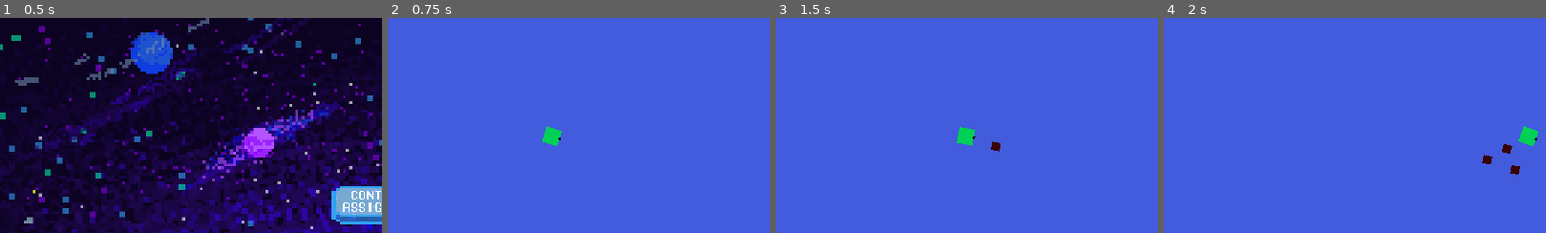
Above: before the commit, frames 1-4 (left to right).
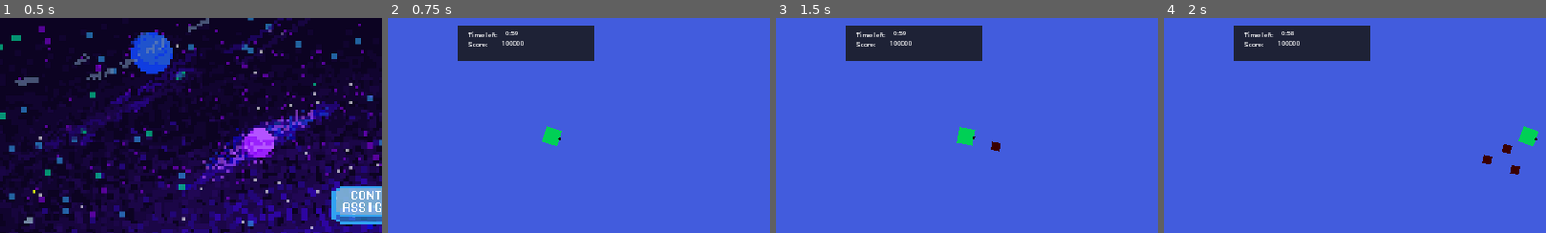
Above: after the commit, the same moments.

Repository: Seblis/Weaponized
Game: Godot game, scene res://levels/menu/main_menu.tscn
The game is run twice, just before and just after one commit, with the same random seed, the same clock (stepped at 60 frames per second) and the same inputs.
Inputs (mouse positions are % of the whole screen's width and height, from its top left):
- Up to frame 1 (0.5 s): no input
- Up to frame 2 (0.75 s): click (50, 45) at 0.52 s
- Up to frame 3 (1.5 s): move the mouse to (72, 45) at 1.27 s; hold D (move_right) from 1.28 s (still down); hold Space (fire) from 1.28 s (still down)
- Up to frame 4 (2 s): keep holding D (move_right); keep holding Space (fire)
The pictures show only the part of the screen within x 0-50%, y 2-52%; the shares and areas given below are measured in that part.

Frame 1 is identical in both runs. In frame 2, 5.9% of the frame differs, in the area x 18-54%, y 3-20%; in frame 3, 5.9%; in frame 4, 5.9%.

Commit message:
Basic hud added

Diff:
--- a/entities/enemies/base_enemy/base_enemy.tscn
+++ b/entities/enemies/base_enemy/base_enemy.tscn
@@ -7,6 +7,7 @@
 height = 40.0
 
 [node name="BaseEnemy" type="CharacterBody2D" groups=["ENEMY"]]
+collision_layer = 5
 motion_mode = 1
 script = ExtResource("1_45bqk")
 
--- a/levels/level_1/level_1.tscn
+++ b/levels/level_1/level_1.tscn
@@ -1,10 +1,12 @@
-[gd_scene load_steps=7 format=3 uid="uid://lrlvibnrtoy5"]
+[gd_scene load_steps=9 format=3 uid="uid://lrlvibnrtoy5"]
 
 [ext_resource type="Script" path="res://levels/level_1/level_1.gd" id="1_d4hc3"]
 [ext_resource type="PackedScene" uid="uid://c00a8luwst5da" path="res://entities/spaceship/ship.tscn" id="1_kp36w"]
-[ext_resource type="PackedScene" path="res://util/enemy_paths.tscn" id="2_4ry2s"]
+[ext_resource type="PackedScene" uid="uid://cyl3q0blt7u4f" path="res://util/enemy_paths.tscn" id="2_4ry2s"]
+[ext_resource type="PackedScene" uid="uid://cvqdtwi6o21eo" path="res://util/components/scoring_component.tscn" id="2_4skbk"]
 [ext_resource type="PackedScene" uid="uid://bw32b7wt5hrmf" path="res://util/components/PauseMenu/PauseMenu.tscn" id="2_6xkid"]
-[ext_resource type="PackedScene" path="res://util/enemy_manager.tscn" id="2_wup08"]
+[ext_resource type="PackedScene" uid="uid://cngm1eyy7khog" path="res://util/enemy_manager.tscn" id="2_wup08"]
+[ext_resource type="PackedScene" uid="uid://dk5ry0arxjb7r" path="res://util/UI/hud.tscn" id="6_mk106"]
 
 [sub_resource type="Curve2D" id="Curve2D_4ed5i"]
 _data = {
@@ -14,6 +16,9 @@
 
 [node name="Level1" type="Node2D"]
 script = ExtResource("1_d4hc3")
+
+[node name="ScoringComponent" parent="." instance=ExtResource("2_4skbk")]
+wait_time = 60.0
 
 [node name="CanvasLayer" type="CanvasLayer" parent="."]
 
@@ -101,3 +106,5 @@
 scale = Vector2(1.28878, 1.27845)
 skew = -0.035001
 curve = SubResource("Curve2D_4ed5i")
+
+[node name="Hud" parent="." instance=ExtResource("6_mk106")]
--- a/levels/level_2/level_2.gd
+++ b/levels/level_2/level_2.gd
@@ -1,7 +1,7 @@
 extends Node2D
 @onready var enemy_manager: EnemyManager = %EnemyManager
 @onready var pause_menu = $CanvasLayer/PauseMenu
-var base_enemy = preload("res://entities/enemies/BaseEnemy.tscn")
+var base_enemy = preload("res://entities/enemies/base_enemy/base_enemy.tscn")
 
 ##
 #  [enemy_scene, path_id, enemies_amount, delay(s), spacing]
--- a/levels/level_3/level_3.gd
+++ b/levels/level_3/level_3.gd
@@ -1,10 +1,10 @@
 extends Node2D
 @onready var enemy_manager: EnemyManager = %EnemyManager
 @onready var pause_menu = $CanvasLayer/PauseMenu
-var base_enemy = preload("res://entities/enemies/BaseEnemy.tscn")
+var base_enemy = preload("res://entities/enemies/base_enemy/base_enemy.tscn")
 
 ##
-#  [enemy_scene, path_id, enemies_amount, delay(s), spacing]
+#enemy_scene, path_id, enemies_amount, delay(s), spacing]
 #  we can provide optional array with enemy parameters at the end
 ##
 
--- a/levels/level_4/level_4.gd
+++ b/levels/level_4/level_4.gd
@@ -1,7 +1,7 @@
 extends Node2D
 @onready var enemy_manager: EnemyManager = %EnemyManager
 @onready var pause_menu = $CanvasLayer/PauseMenu
-var base_enemy = preload("res://entities/enemies/BaseEnemy.tscn")
+var base_enemy = preload("res://entities/enemies/base_enemy/base_enemy.tscn")
 
 ##
 #  [enemy_scene, path_id, enemies_amount, delay(s), spacing]
--- /dev/null
+++ b/util/UI/hud.tscn
@@ -0,0 +1,47 @@
+[gd_scene load_steps=3 format=3 uid="uid://dk5ry0arxjb7r"]
+
+[ext_resource type="Script" path="res://util/UI/time_left.gd" id="1_440kr"]
+[ext_resource type="Script" path="res://util/UI/score.gd" id="2_thyle"]
+
+[node name="Hud" type="CanvasLayer"]
+
+[node name="ColorRect" type="ColorRect" parent="."]
+offset_left = 176.0
+offset_top = 36.0
+offset_right = 519.0
+offset_bottom = 126.0
+color = Color(0.0941176, 0.0941176, 0.0941176, 0.847059)
+
+[node name="RichTextLabel" type="RichTextLabel" parent="ColorRect"]
+layout_mode = 0
+offset_left = 26.0
+offset_top = 10.0
+offset_right = 114.0
+offset_bottom = 38.0
+text = "Time left: "
+
+[node name="TimeLeft" type="RichTextLabel" parent="ColorRect"]
+layout_mode = 0
+offset_left = 118.0
+offset_top = 6.0
+offset_right = 242.0
+offset_bottom = 38.0
+text = "00:00"
+script = ExtResource("1_440kr")
+
+[node name="RichTextLabel3" type="RichTextLabel" parent="ColorRect"]
+layout_mode = 0
+offset_left = 26.0
+offset_top = 34.0
+offset_right = 104.0
+offset_bottom = 67.0
+text = "Score: "
+
+[node name="Score" type="RichTextLabel" parent="ColorRect"]
+layout_mode = 0
+offset_left = 109.0
+offset_top = 31.0
+offset_right = 215.0
+offset_bottom = 58.0
+text = "999999"
+script = ExtResource("2_thyle")
--- /dev/null
+++ b/util/UI/score.gd
@@ -0,0 +1,4 @@
+extends RichTextLabel
+
+func _process(delta):
+	text = str(GameEngine.get_score())
--- /dev/null
+++ b/util/UI/time_left.gd
@@ -0,0 +1,7 @@
+extends RichTextLabel
+
+func _process(delta):
+	if GameEngine.get_game_timer() != null:
+		text = "%d:%02d" % [floor(GameEngine.get_game_timer().time_left / 60), int(GameEngine.get_game_timer().time_left) % 60]
+	else:
+		text = "NO TIMER"
--- a/util/components/scoring_component.gd
+++ b/util/components/scoring_component.gd
@@ -9,9 +9,13 @@
 
 func _ready():
 	GameEngine.reset(base_score)
+	GameEngine.set_game_timer(self)
 	_score = base_score
 
 
 func _on_timeout():
 	# TODO: Display lose screen
 	pass
+
+func _exit_tree():
+	GameEngine.set_game_timer(null)
--- a/util/components/scoring_component.tscn
+++ b/util/components/scoring_component.tscn
@@ -4,6 +4,7 @@
 
 [node name="ScoringComponent" type="Timer"]
 one_shot = true
+autostart = true
 script = ExtResource("1_7q33j")
 
 [connection signal="timeout" from="." to="." method="_on_timeout"]
--- a/util/global/game_engine.gd
+++ b/util/global/game_engine.gd
@@ -13,6 +13,7 @@
 var _player: PlayerShip = null
 var _enemies_count = 0
 var _score = 0
+var _game_timer
 
 var _best_score = [0,0,0,0,0,0,0,0,0,0]
 
@@ -46,3 +47,12 @@
 func save_score(level: int, time_bonus):
 	_best_score[level] = max(_best_score[level], _score + time_bonus)
 	# TODO: permanent score saving, maybe some json?
+
+func get_score():
+	return _score
+
+func set_game_timer(timer: Timer):
+	_game_timer = timer
+
+func get_game_timer():
+	return _game_timer
Not shown: 1 places in levels/level_2/level_2.tscn that only renumber resources
Not shown: 1 places in levels/level_3/level_3.tscn that only renumber resources
Not shown: 1 places in levels/level_4/level_4.tscn that only renumber resources
